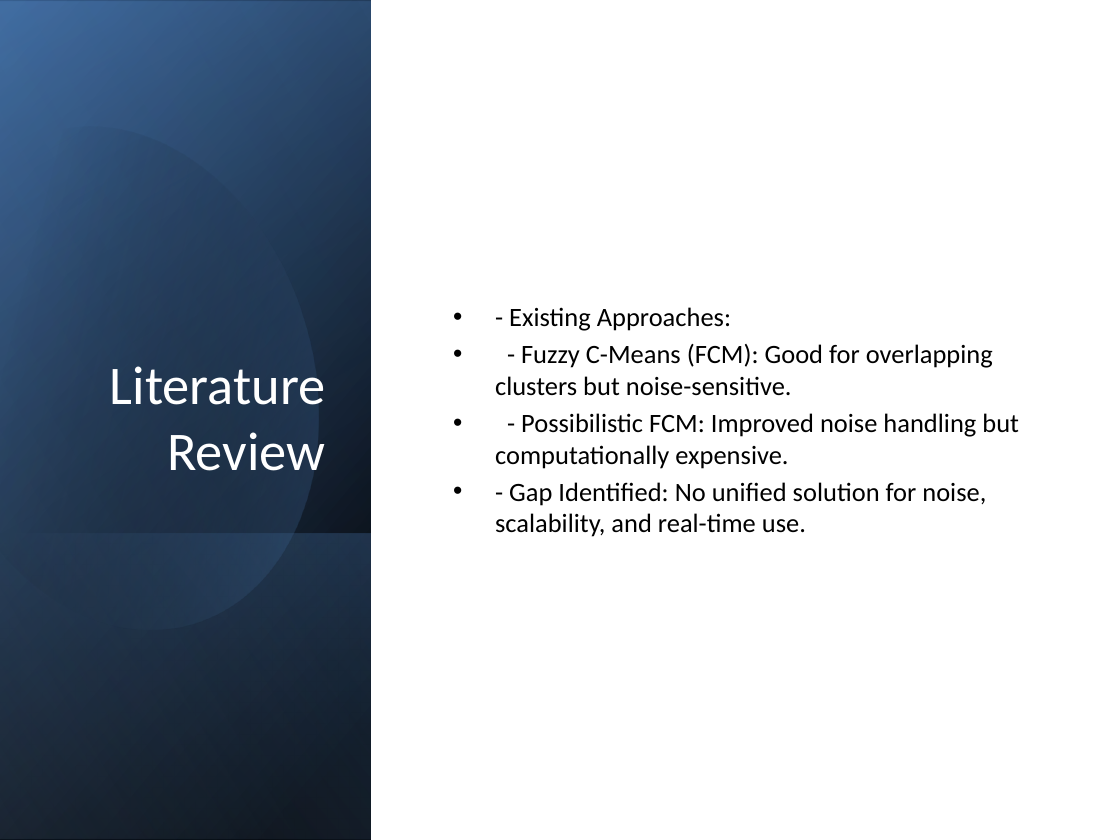
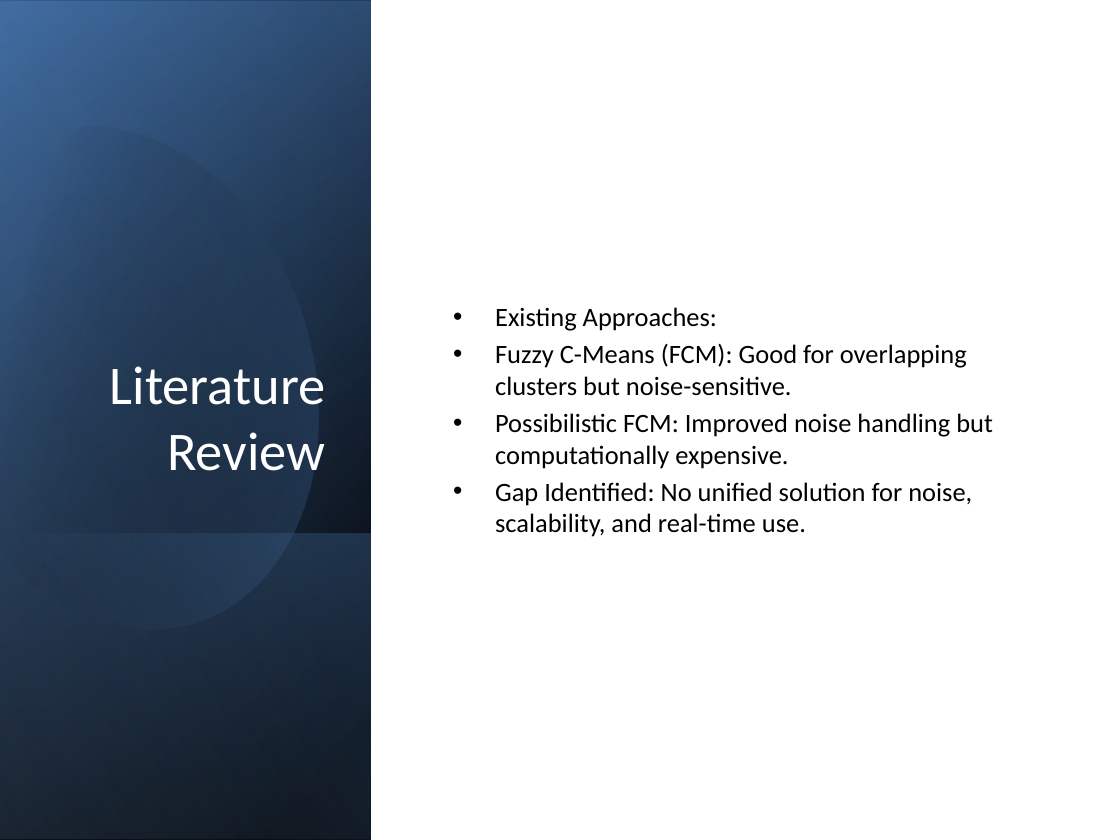
Before and after one commit to m-m4h4d/A03, a slide deck: slide 4 of ML_Assignment03_Mahad_Mansoor_Waqar.pptx. Drawn at 1120x840 pixels with LibreOffice and Linux fonts; fonts in the diff are those of the drawing. Boxes give left, top, right and bottom in pixels: in the first picture for what was removed or moved away, otherwise in the second. Text is boxed around its words. In the diff, an @@ line names an element or a change of style, - is before the commit and + after.

```diff
--- a/ML_Assignment03_Mahad_Mansoor_Waqar.pptx
+++ b/ML_Assignment03_Mahad_Mansoor_Waqar.pptx
@@ text at (495,307,993,537): text changed @@
-• - Existing Approaches:
-• - Fuzzy C-Means (FCM): Good for overlapping clusters but noise-sensitive.
-• - Possibilistic FCM: Improved noise handling but computationally expensive.
-• - Gap Identified: No unified solution for noise, scalability, and real-time use.
+• Existing Approaches:
+• Fuzzy C-Means (FCM): Good for overlapping clusters but noise-sensitive.
+• Possibilistic FCM: Improved noise handling but computationally expensive.
+• Gap Identified: No unified solution for noise, scalability, and real-time use.
```
Also in this commit, not shown: 9 other slides changed.
